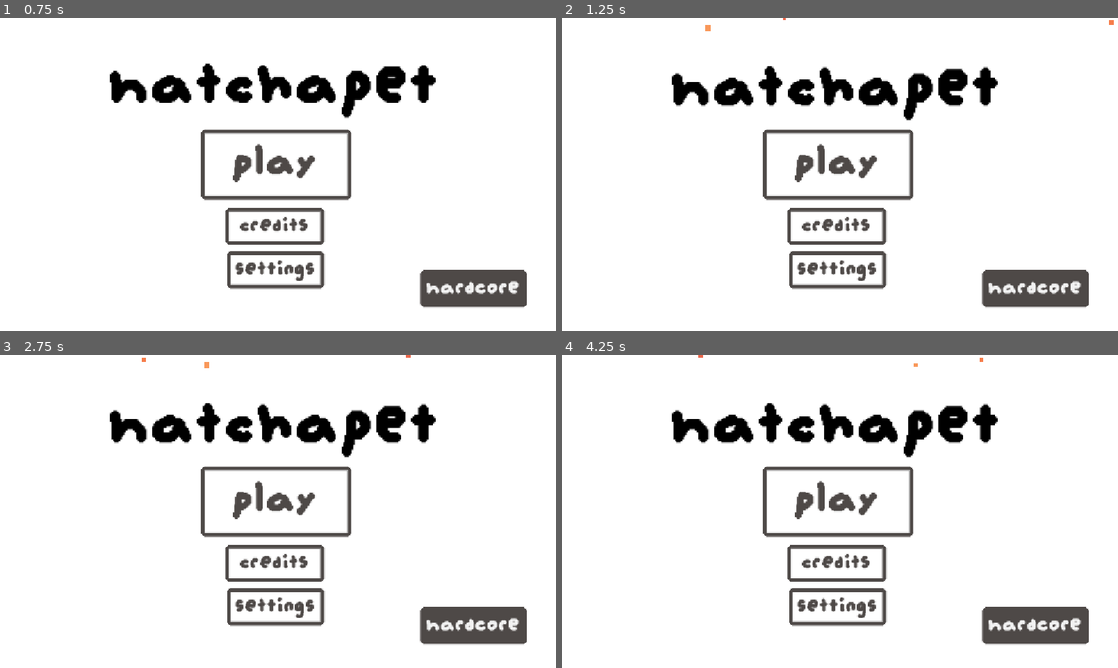
Above: before the commit, frames 1-4 (two rows, left to right).
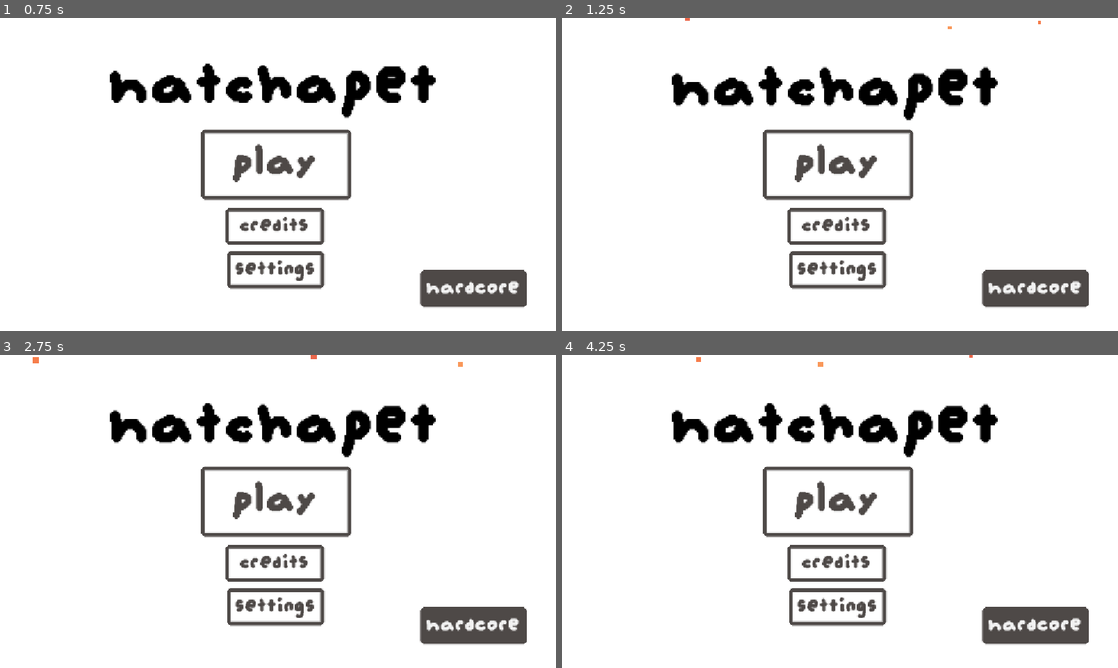
Above: after the commit, the same moments.

Repository: smallzdev/Tomagotchi-game
Game: Godot game, scene res://scenes/menus/main_game_scene.tscn
Same seed, same stepped clock (60 frames per second), same inputs: the game is played once before the commit and once after it. This scene is started directly instead of the project's main scene.
Inputs:
- Up to frame 1 (0.75 s): click "menu" at 0.5 s
- Up to frame 2 (1.25 s): no input
- Up to frame 3 (2.75 s): click "Credits" at 1.25 s; click "menu" at 2 s
- Up to frame 4 (4.25 s): click "Settings" at 2.75 s; click "menu" at 3.5 s

Frame 1 is identical in both runs. In frame 2, less than 0.1% of the frame differs, in the area x 22-100%, y 0-5%; in frame 3, less than 0.1%, in the area x 5-84%, y 0-5%; in frame 4, less than 0.1%.

Commit message:
Fixing bug with hardcore mode
fixed a bug where hardcore mode would never end.

Also made the menu button hopefully work for the game over.

Diff:
--- a/scripts/main_game_buttons.gd
+++ b/scripts/main_game_buttons.gd
@@ -249,11 +249,10 @@
 		if Global.energy > 0:
 			Global.energy -= 5
 
-		if Global.hardcoreTimer == 1:
-			if Global.food >= 0 or Global.water >= 0 or Global.energy >= 0 or Global.love >= 0:
-				if Global.hardcoreTimer > Global.hardcoreHighScore:
-					Global.hardcoreHighScore = Global.hardcoreTimer
-				get_tree().call_deferred("change_scene_to_file", "res://scenes/menus/hardcore_gameover.tscn")
+		if Global.food >= 0 or Global.water >= 0 or Global.energy >= 0 or Global.love >= 0:
+			if Global.hardcoreTimer > Global.hardcoreHighScore:
+				Global.hardcoreHighScore = Global.hardcoreTimer
+			get_tree().call_deferred("change_scene_to_file", "res://scenes/menus/hardcore_gameover.tscn")
 		statUpdate()
 		spriteAnimation()
 
--- a/scripts/menu_button.gd
+++ b/scripts/menu_button.gd
@@ -5,4 +5,4 @@
 	menuButton.pressed.connect(menu_button_pressed)
 
 func menu_button_pressed():
-	get_tree().change_scene_to_file("res://scenes/menus/main_menu.tscn")
+	get_tree().call_deferred("change_scene_to_file", "res://scenes/menus/main_menu.tscn")
